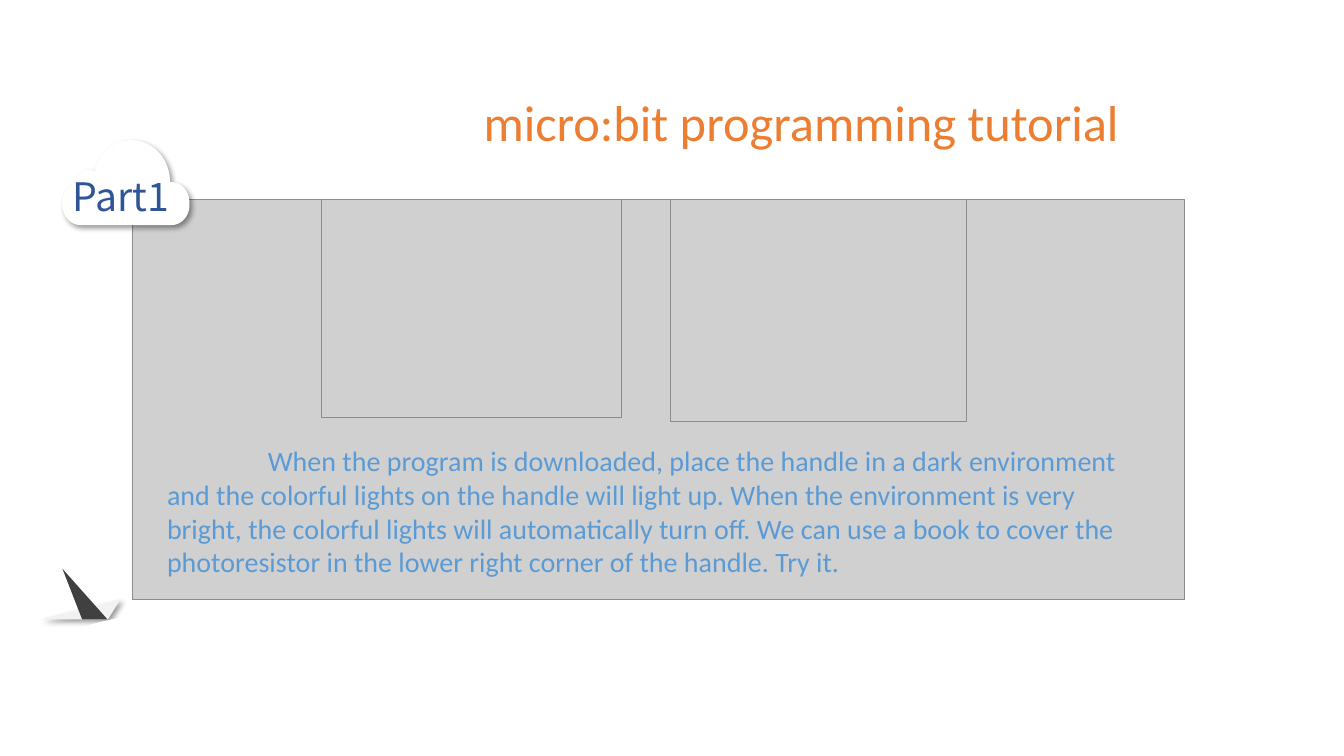
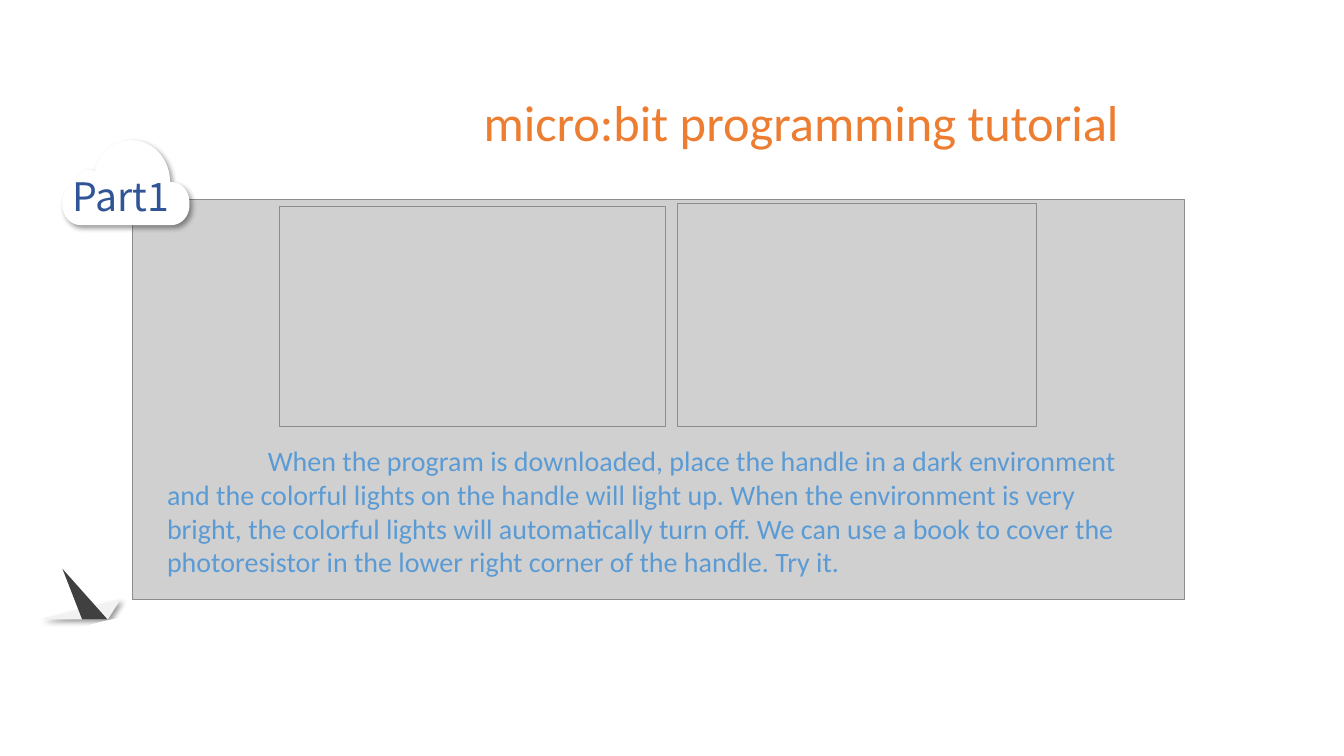
Before and after one commit to YahboomTechnology/Microbit-Game-Handle, a slide deck: slide 3 of 2.Game Handle basic kit course/7.Automatic lighting/7.Automatic lighting.pptx. Drawn at 1344x756 pixels with LibreOffice and Linux fonts; fonts in the diff are those of the drawing; grey boxes stand for pictures; background and template pictures are left out. Boxes give left, top, right and bottom in pixels: in the first picture for what was removed or moved away, otherwise in the second. Text is boxed around its words. In the diff, an @@ line names an element or a change of style, - is before the commit and + after.

```diff
--- a/2.Game Handle basic kit course/7.Automatic lighting/7.Automatic lighting.pptx
+++ b/2.Game Handle basic kit course/7.Automatic lighting/7.Automatic lighting.pptx
@@ picture at [279,207,665,426]: rotation 270 to 0 degrees @@
@@ picture at [678,204,1036,426]: rotation 270 to 0 degrees @@
```
Also in this commit, not shown: 2 other slides changed, 1 slide removed, 9 other files.
